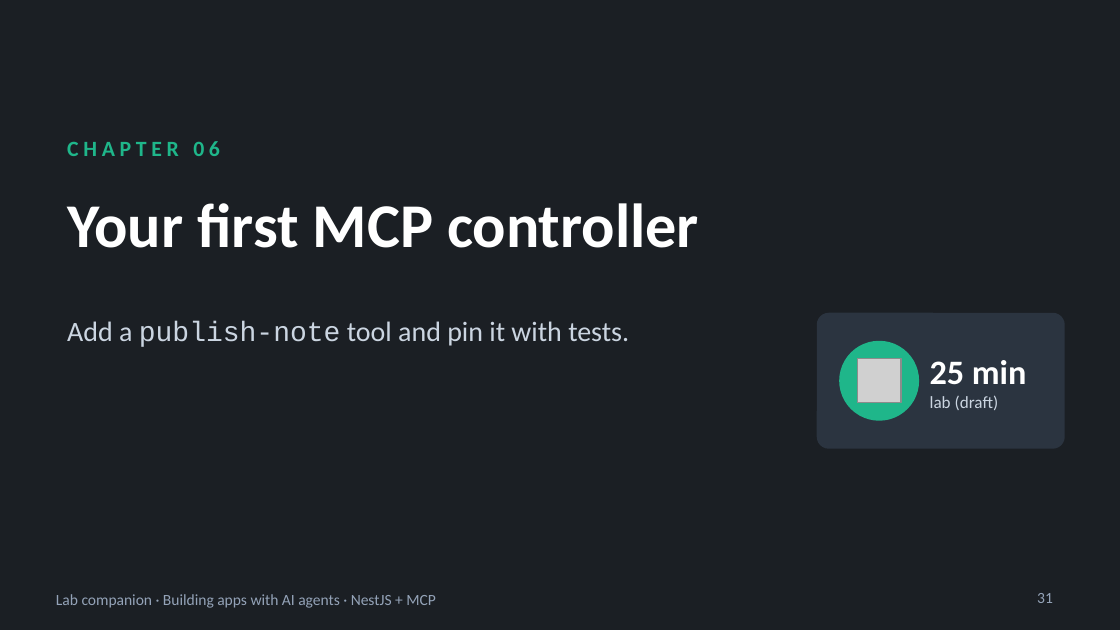
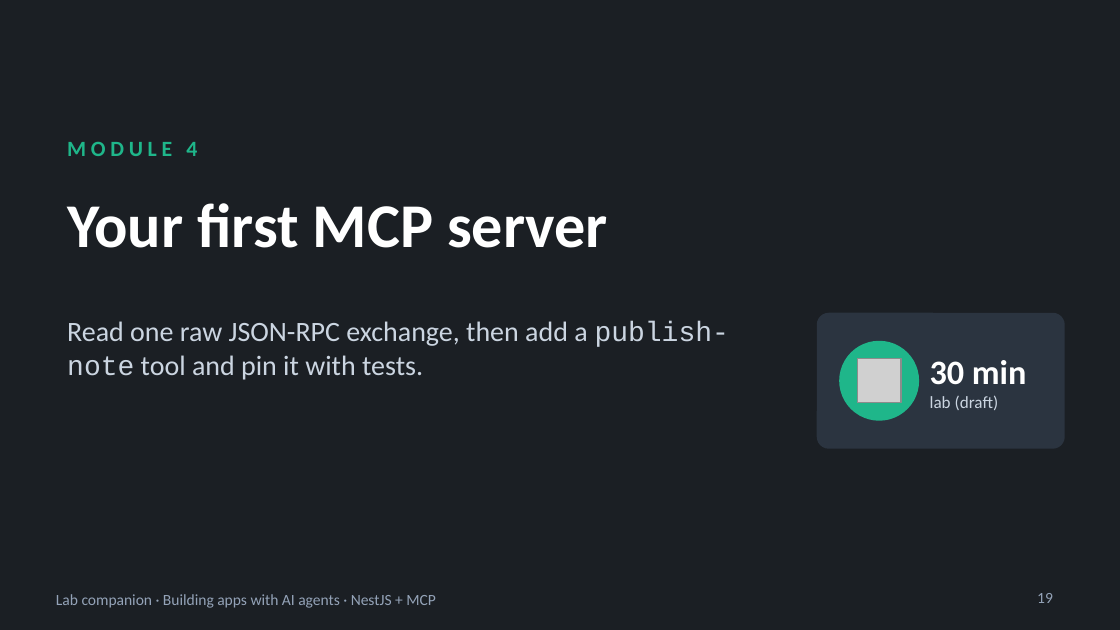
Before and after one commit to blazaga/ai-training-modules, a slide deck: slide 19 of docs/ai-agent-training/slides/lab-companion.pptx (slide 31 before the commit). Drawn at 1120x630 pixels with LibreOffice and Linux fonts; fonts in the diff are those of the drawing; grey boxes stand for pictures. Boxes give left, top, right and bottom in pixels: in the first picture for what was removed or moved away, otherwise in the second. Text is boxed around its words. In the diff, an @@ line names an element or a change of style, - is before the commit and + after.

```diff
--- a/docs/ai-agent-training/slides/lab-companion.pptx
+++ b/docs/ai-agent-training/slides/lab-companion.pptx
@@ text at [67,142,197,156]: text changed @@
-CHAPTER 06
+MODULE 4
@@ title at [67,203,608,248]: text changed @@
-Your first MCP controller
+Your first MCP server
@@ text at [67,321,729,380]: text changed @@
-Add a publish-note tool and pin it with tests.
+Read one raw JSON-RPC exchange, then add a publish-note tool and pin it with tests.
@@ text at [930,360,1027,385]: text changed @@
-25 min
+30 min
@@ page number at [1037,593,1053,603]: text changed @@
-31
+19
```
Also in this commit, not shown: 28 other slides changed, 16 slides removed, 18 other files.
